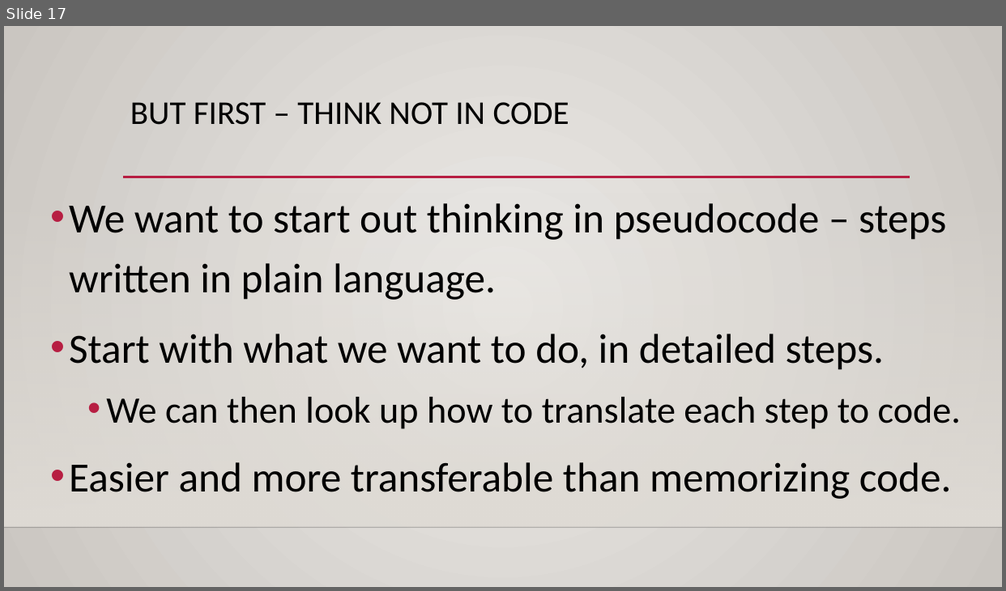
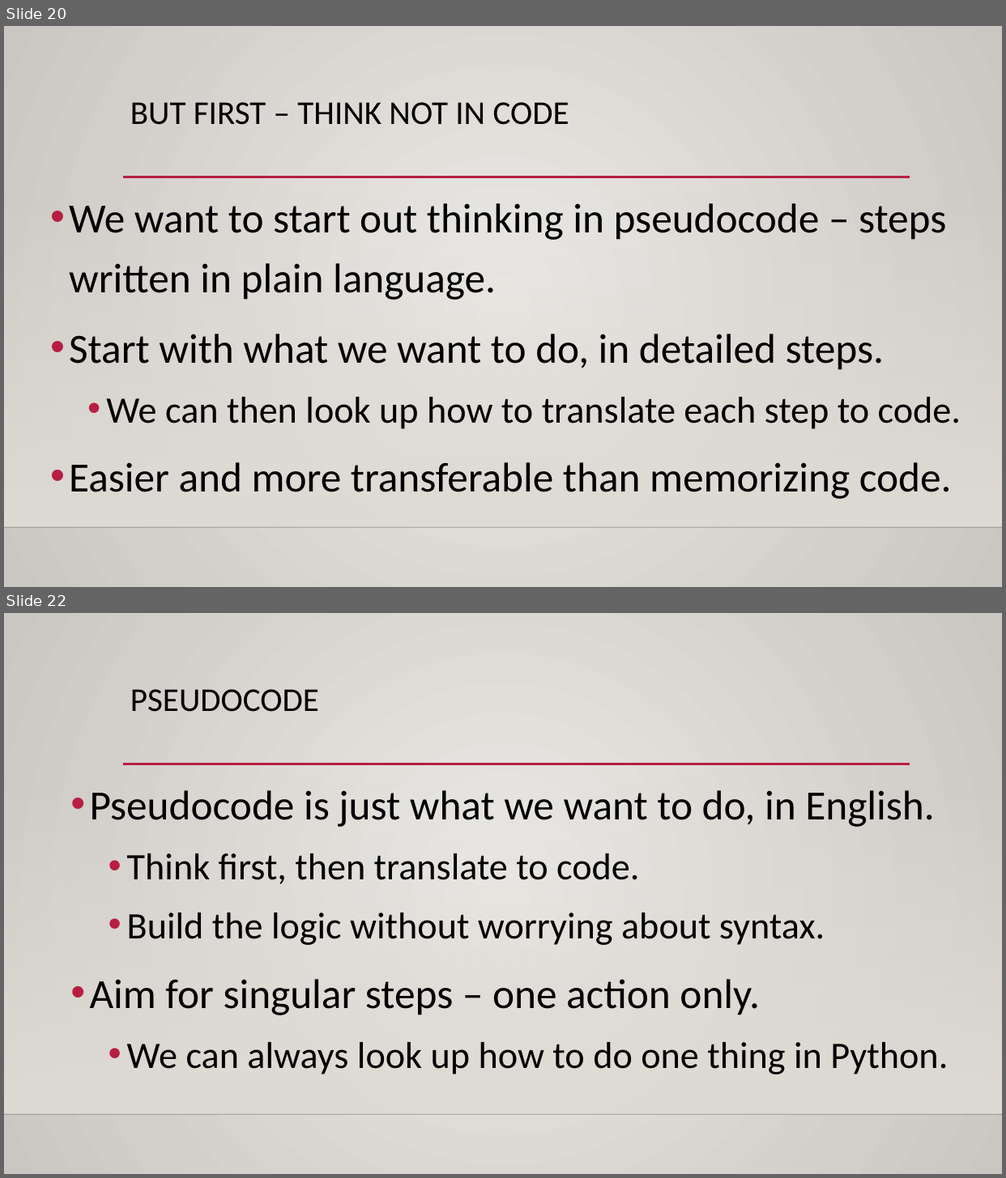
Before and after one commit to AkeemSemperDataScience/Programming_Basics_for_Machine_Learning_Students, a slide deck: reference_material/slides/001_intro_setup.pptx. Shown one above the other, each under a label of ours: slide 17 before the commit, slides 20 and 22 after it; the slides between them are not shown. The pictures are 1006x591 and 1006x1178 pixels, drawn with LibreOffice and Linux fonts; fonts in the diff are those of the drawing; background and template pictures are left out. Boxes give left, top, right and bottom in pixels: in the first picture for what was removed or moved away, otherwise in the second. Text is boxed around its words. In the diff, an @@ line names an element or a change of style, - is before the commit and + after.

```diff
--- a/reference_material/slides/001_intro_setup.pptx
+++ b/reference_material/slides/001_intro_setup.pptx
@@ slide 22 added at (4,613,1002,1174), background gradient #ECEAE7 to #CAC7C1; not listed: 3 template elements that a slide beside it also shows @@
@@ title added at (130,689,319,712), 32 pt, text #000000 @@
+PSEUDOCODE
@@ text added at (90,790,948,1075), 36 pt, text #000000 @@
+• Pseudocode is just what we want to do, in English.
+  • Think first, then translate to code.
+  • Build the logic without worrying about syntax.
+• Aim for singular steps – one action only.
+  • We can always look up how to do one thing in Python.
@@ what was slide 17 is now slide 20 @@
```
Also in this commit, not shown: 4 slides changed, 8 other slides added.
